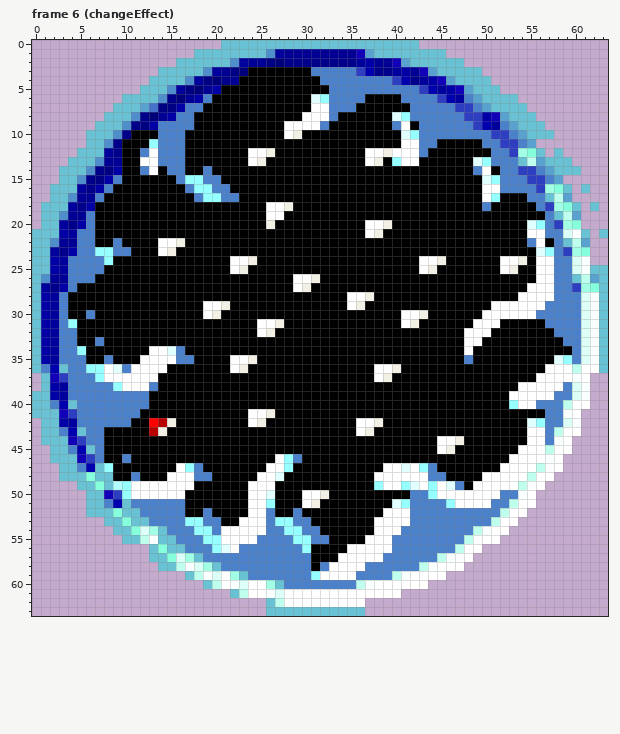
Edited in one commit: pixel-art file (UnityGMTKGameJam2022/Assets/Art/portal.aseprite). Above, as it was before the edit.
64x64 pixels, 8 frames. Colours within 5 levels of each other are drawn and written as one. Shown: frame 6 (changeEffect).
Now the later version:
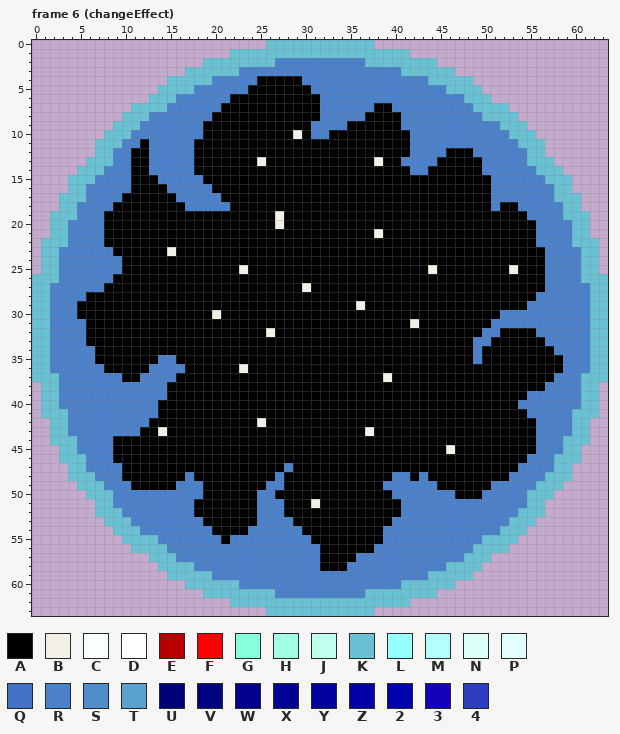
Palette (. is transparent): A #000000  B #f2f0e5  C #f9ffff  D #ffffff  E #b80000  F #ff0000  G #85ffdc  H #a2ffe5  J #bfffee  K #68c2d3  L #96ffff  M #b3ffff  N #dcfff7  P #e1ffff  Q #4572c8  R #4b80ca  S #508dcb  T #59a1ce  U #000079  V #000082  W #00008b  X #000094  Y #00009d  Z #0000a6  2 #0000af  3 #1100b8  4 #2e3ec1
From old to new:
Changed rows in their new state; - is an unchanged pixel.
Frame 6 (changeEffect), layer "portal":
first column x 0:
 0 ---------------------.....------------.....---------------------
 1 ------------------....----KKKKKKKKKKKK----....------------------
 2 ----------------...---KKKKKRRRRRRRRRRKKKKK---...----------------
 3 --------------...--KKKKRRRRRRRR-----RRRRRKKKK--...--------------
 4 -------------..--KKKRRRRR-----RR--------RRRRKKK--..-------------
 5 ------------..-KKKRRRRRR-------RR----------RRRKKK-..------------
 6 ----------...-KKRRR-RR---------AR----RRRR----RRRKK-...----------
 7 ---------..-KKKRR--RR----------AR---RR--RR-----RRKK--..---------
 8 --------..-KKRRR--RR----------AAR-RRR---AR------RRKKK-..--------
 9 -------..-KKRR----R---------AAAR-RR-----ARR------RRRKK-..-------
10 ------..-KKRRR---RR---------A--RR--------AR--------RRKK-..------
11 ------.-KKRR-R---R-----------------------AR--RRRRR--RRKKK-------
12 -----..-KRR-AR---R------AAA----------AAAAAR-RR---RR--RRK--.-----
13 ----..-KKRR-AR---R------A------------A--ARRRR----AR---RKK-..----
14 ---..-KKRRR-ARR--R-A----------------------RR-----ARR--RRKK-..---
15 ---.-KKRR-R---RR-RRAA-----------------------------AR---RRKKK----
16 --..-KRR-RR----RR-RRAA----------------------------AR----RRK--.--
17 --.-KKR-RR------RR-RRAA---------------------------ARRRR--RKKK---
18 -..-KRRRR--------RRRRR----AAA---------------------AR--RR-RRK--.-
19 -.-KKR-R------------------AB---------------------------RR-RKKK--
20 -.-KRR-R------------------AB---------AAA---------------AR-RRKK--
21 ..-KR--R-----------------------------A-----------------AR--RK--.
22 .-KKR--R-A----AAA--------------------------------------ARR-RKKK-
23 .-KRR--RRAA---A-----------------------------------------AR-RRKK-
24 .-KR----RR------------AAA------------------AAA------AAA-AR--RKK-
25 .-KR----RR------------A--------------------A--------A---AR--RK-.
26 -KKR---RR--------------------AAA------------------------AR--RKK-
27 -KRR-RRR---------------------A-------------------------AAR--RRK-
28 -KR-RR-----------------------------AAA----------------AARR---RK-
29 -KR-R--------------AAA-------------A---------------AAAARR----RK-
30 -KR-R-A------------A---------------------AAA------AARRRR-----RK-
31 -KR-RR-------------------AAA-------------A-------AARRRRRR----RK-
32 -KR--R-------------------A----------------------AARR----RR---RK-
33 -KR--R-A----------------------------------------ARR------RR--RK-
34 -KR--RR------AAAA-------------------------------AR--------RR-RK-
35 -KR---R-A---AARRAA----AAA-----------------------AR--------AR-RK-
36 -KRR--RRAAAAARRRR-----A---------------AAA----------------AARRRK-
37 K-KR---RRRAARRRR----------------------A-----------------AARRRKKK
38 --KR-----RRRR-R---------------------------------------AAARR-RKK-
39 .-KR---------RR--------------------------------------AARRR--RKK-
40 .-KRR--------R---------------------------------------ARR---RRKK-
41 .--KR-------RR----------AAA----------------------------RR--RKKK-
42 -.-KR------RRAAA--------A-----------AAA----------------AR--RKK--
43 -.-KRR--RRRR-A----------------------A------------------AR-RRKK--
44 -.--KR--R------------------------------------AAA-------AR-RKKK--
45 --.-KRR-R------------------------------------A--------AARRRKK---
46 --.--KR-R-A----------------AAA-----------------------AARRRKKK---
47 ---.-KRRRR------AAA-------AAR----------AAAAAA-------AARRRRKK----
48 ---.--KRRR-A---AARAA-----AAR----------AARRARAA----AAARRRRKKK----
49 -------KRRRAAAAARRR-----AARR----------ARRRRRRAAA-AARRRRRKKK-----
50 --------KRRRRRRRRRR-----ARR---AAA-------RR--RRRAAARR--RKKK------
51 ------.-KRR------R------ARRR--A---------AR----RRRRR--RRKK-------
52 ------.--KRR-----R-A----AR-R-A---------AAR----------RRKKK-------
53 ----------KRR----RRAA--AAR-RRAA-------AARR---------RRKKK--------
54 -----------KRRR---RRAAAARR--RRAA------ARR--------RRRKKK---------
55 ------------KKRR---RRARRR----RRAA----AAR--------RRKKKK----------
56 -----------KK-KRR---RRR-------RR---AAARR-------RRKKKK-----------
57 ---------------KRRR------------R--AARRR------RRRKKK-------------
58 ----------------KKRRR----------RAAARR------RRRKKKK--------------
59 ---------------KK-KKRRRR-------RRRRR----RRRRKKKKK---------------
60 -----------------KK-KKKRRRRR--------RRRRRKKKKKK-----------------
61 -------------------KKK-KKKKRRRRRRRRRRKKKKKKKK-------------------
62 ----------------------KKKK-KKKKKKKKKKKKKKK----------------------
63 -------------------------------------K--------------------------
Boxes around the changes in both pictures, in picture pixels (x1, y1, x2, y2):
changed: (32, 40, 608, 616)
